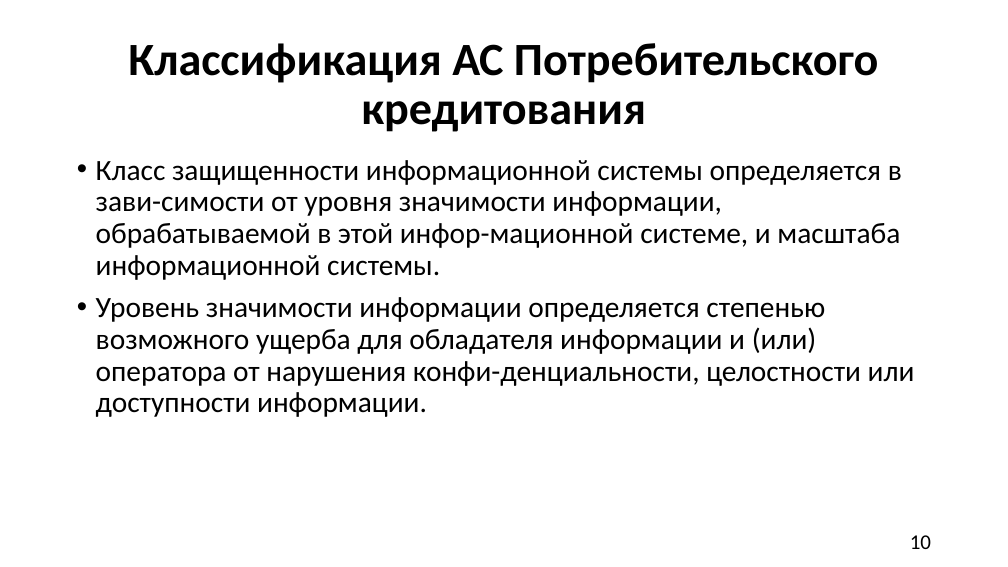
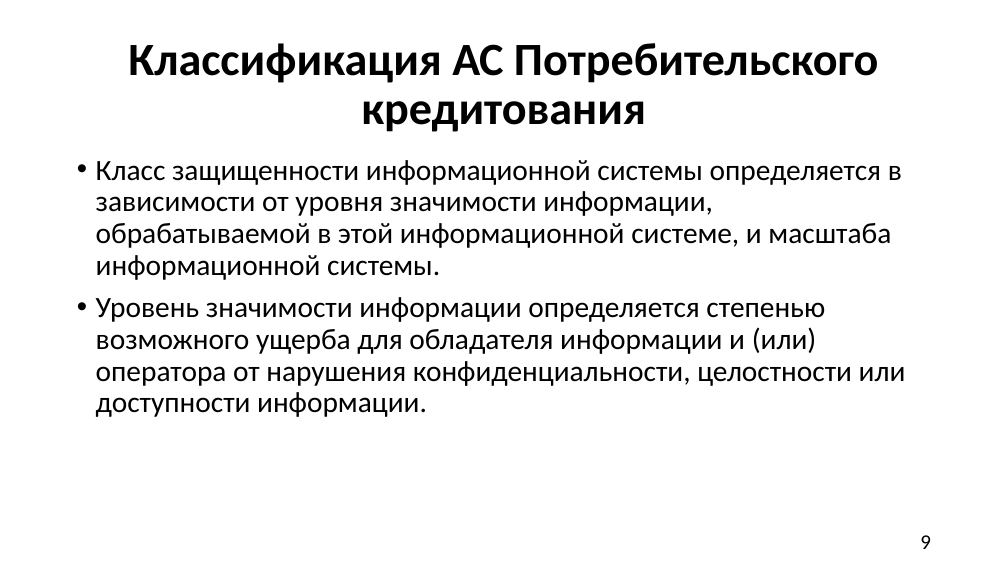
Before and after one commit to A1ex1in/3k2sKursachi, a slide deck: slide 9 of анацкая/КП/КР ЧигаревА.Ю. БИб-21Э1 ТПЗАС.pptx (slide 10 before the commit). Drawn at 1008x567 pixels with LibreOffice and Linux fonts; fonts in the diff are those of the drawing. Boxes give left, top, right and bottom in pixels: in the first picture for what was removed or moved away, otherwise in the second. Text is boxed around its words. In the diff, an @@ line names an element or a change of style, - is before the commit and + after.

```diff
--- a/анацкая/КП/КР ЧигаревА.Ю. БИб-21Э1 ТПЗАС.pptx
+++ b/анацкая/КП/КР ЧигаревА.Ю. БИб-21Э1 ТПЗАС.pptx
@@ text at bbox=[96, 160, 906, 417]: text changed @@
-• Класс защищенности информационной системы определяется в зави-симости от уровня значимости информации, обрабатываемой в этой инфор-мационной системе, и масштаба информационной системы.
-• Уровень значимости информации определяется степенью возможного ущерба для обладателя информации и (или) оператора от нарушения конфи-денциальности, целостности или доступности информации.
+• Класс защищенности информационной системы определяется в зависимости от уровня значимости информации, обрабатываемой в этой информационной системе, и масштаба информационной системы.
+• Уровень значимости информации определяется степенью возможного ущерба для обладателя информации и (или) оператора от нарушения конфиденциальности, целостности или доступности информации.
@@ page number at bbox=[920, 535, 931, 549]: text changed @@
-10
+9
```
Also in this commit, not shown: 3 other slides changed, 1 slide removed.
